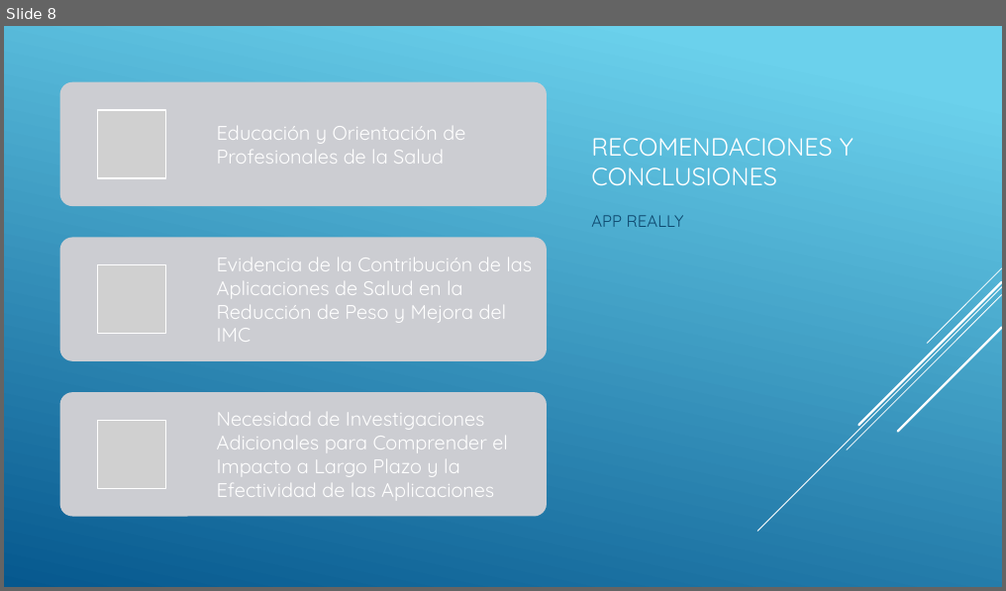
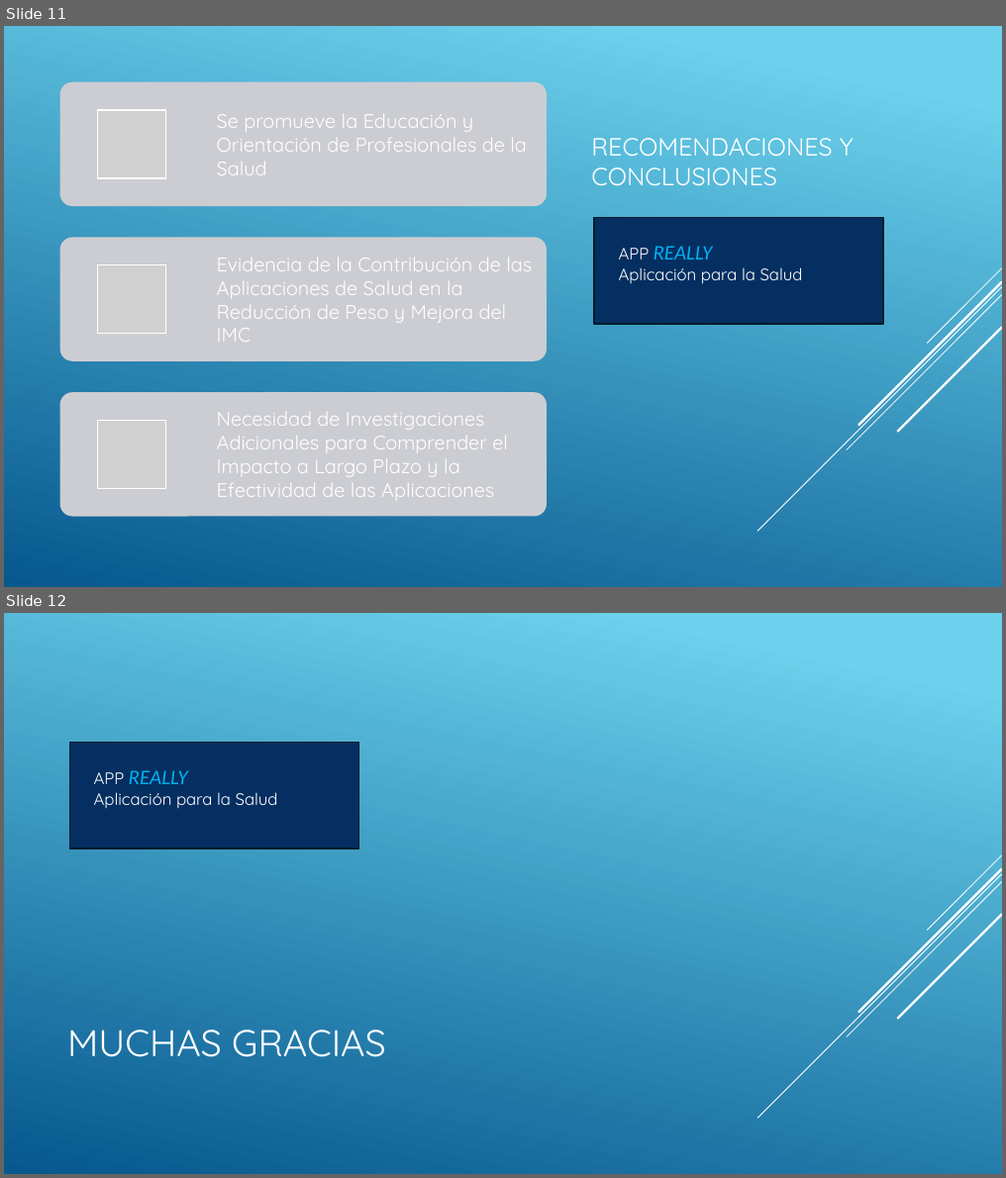
Before and after one commit to dani3836/Data-Science, a slide deck: Pre-entrega.pptx. Shown one above the other, each under a label of ours: slide 8 before the commit, slides 11 and 12 after it. The pictures are 1006x591 and 1006x1178 pixels, drawn with LibreOffice and Linux fonts; fonts in the diff are those of the drawing; grey boxes stand for pictures. Boxes give left, top, right and bottom in pixels: in the first picture for what was removed or moved away, otherwise in the second. Text is boxed around its words. In the diff, an @@ line names an element or a change of style, - is before the commit and + after.

```diff
--- a/Pre-entrega.pptx
+++ b/Pre-entrega.pptx
@@ slide 12 added at bbox=[4, 613, 1002, 1174], background gradient #6ED2EB to #06588E; not listed: 5 template elements that a slide beside it also shows @@
@@ rectangle added at bbox=[70, 743, 358, 849], fill #052F61, outline #021E2B 1.25 pt @@
@@ text added at bbox=[94, 770, 278, 809], 16 pt, text #FFFFFF @@
+APP REALLY
+Aplicación para la Salud
@@ title added at bbox=[67, 1030, 386, 1058], 36 pt, text #FFFFFF @@
+MUCHAS GRACIAS
@@ what was slide 8 is now slide 11 @@
@@ slide 11 changed as well @@
@@ text at bbox=[217, 114, 527, 175]: text changed @@
-Educación y Orientación de Profesionales de la Salud
+Se promueve la Educación y Orientación de Profesionales de la Salud
@@ text removed at bbox=[591, 215, 684, 227] @@
-APP REALLY
@@ rectangle added at bbox=[595, 218, 884, 324], fill #052F61, outline #021E2B 1.25 pt @@
@@ text added at bbox=[619, 246, 803, 284], 16 pt, text #FFFFFF @@
+APP REALLY
+Aplicación para la Salud
```
Also in this commit, not shown: 5 other slides changed, 4 other slides added, 1 slide removed.
